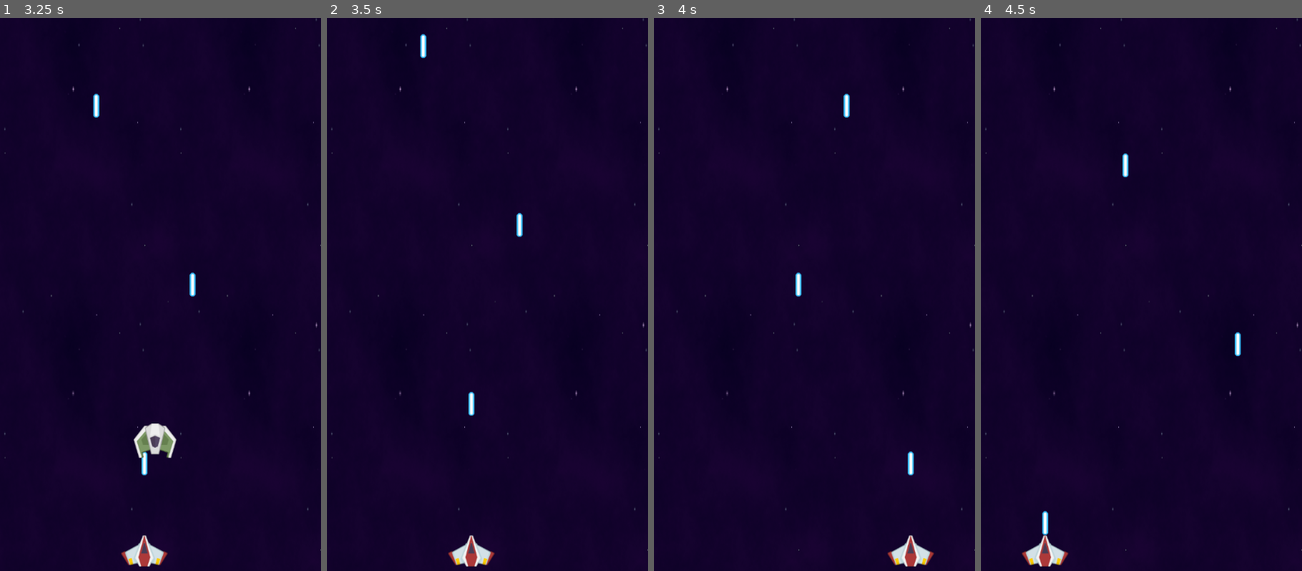
Above: before the commit, frames 1-4 (left to right).
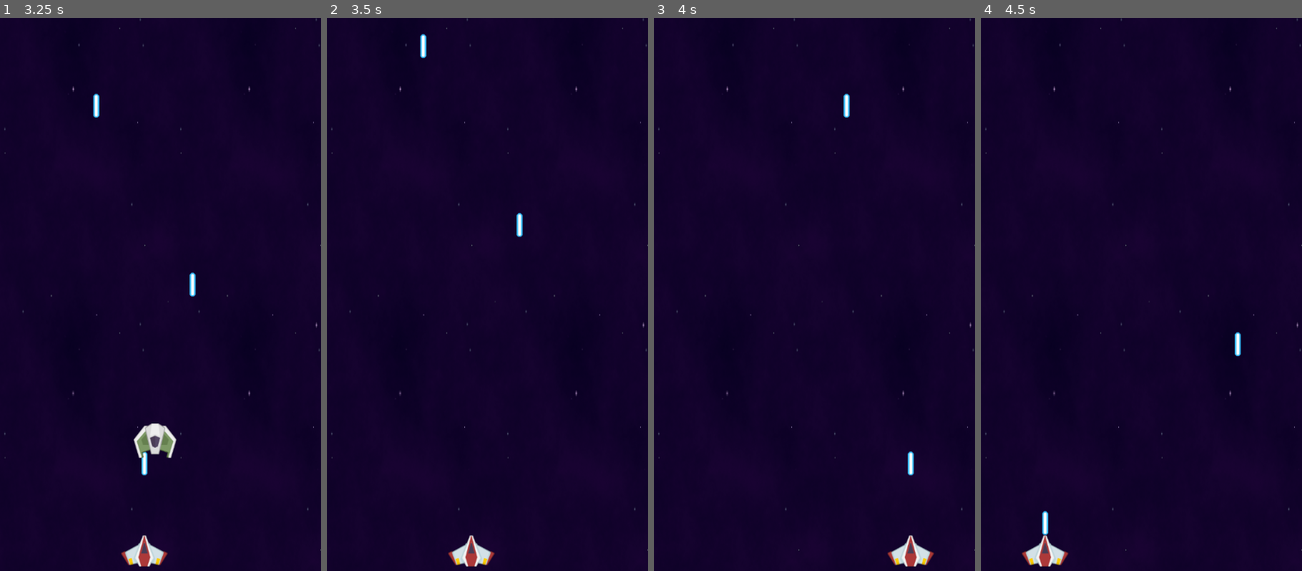
Above: after the commit, the same moments.

Repository: marknair/lasership
Game: Godot game, scene res://main.tscn
Two runs of this game, one before a commit and one after it. Both use one fixed random seed, a clock stepped at 60 frames per second and the inputs below.
Inputs (mouse positions are in pixels of both pictures, inside the frame that each line leads up to):
- Up to frame 1 (3.25 s): move the mouse to (231, 277) at 0.52 s; click (231, 277) at 0.6 s; move the mouse to (96, 333) at 1.27 s; click (96, 333) at 1.35 s; move the mouse to (192, 178) at 2.02 s; click (192, 178) at 2.1 s; move the mouse to (144, 416) at 2.77 s; click (144, 416) at 2.85 s
- Up to frame 2 (3.5 s): no input
- Up to frame 3 (4 s): move the mouse to (910, 388) at 3.52 s; click (910, 388) at 3.6 s
- Up to frame 4 (4.5 s): move the mouse to (1045, 217) at 4.27 s; click (1045, 217) at 4.35 s

Frame 1 is identical in both runs. In frame 2, less than 0.1% of the frame differs, in the area x 44-47%, y 67-72%; in frame 3, less than 0.1%, in the area x 44-47%, y 45-51%; in frame 4, less than 0.1%.

Commit message:
Laser collision

Diff:
--- a/Laser.gd
+++ b/Laser.gd
@@ -4,3 +4,6 @@
 
 func _process(delta):
 	position.y -= speed * delta
+
+func _on_area_entered(area):
+	self.queue_free()
--- a/laser.tscn
+++ b/laser.tscn
@@ -19,3 +19,5 @@
 
 [node name="CollisionShape2D" type="CollisionShape2D" parent="."]
 shape = SubResource("CapsuleShape2D_2v764")
+
+[connection signal="area_entered" from="." to="." method="_on_area_entered"]
